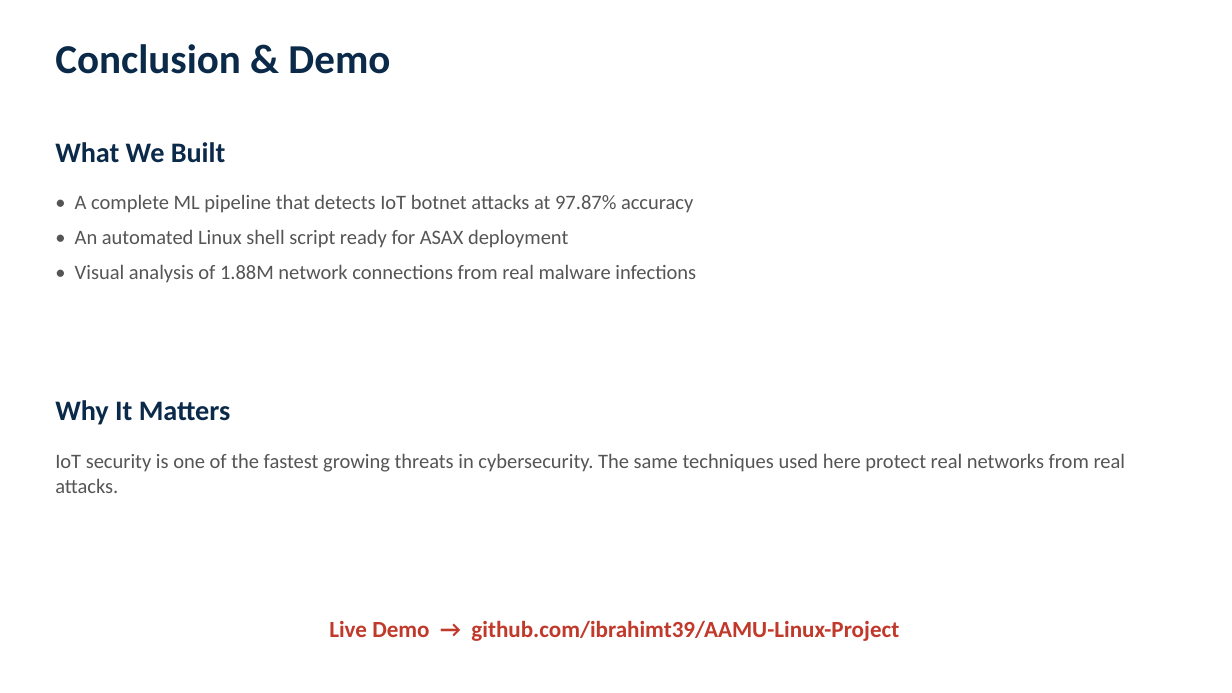
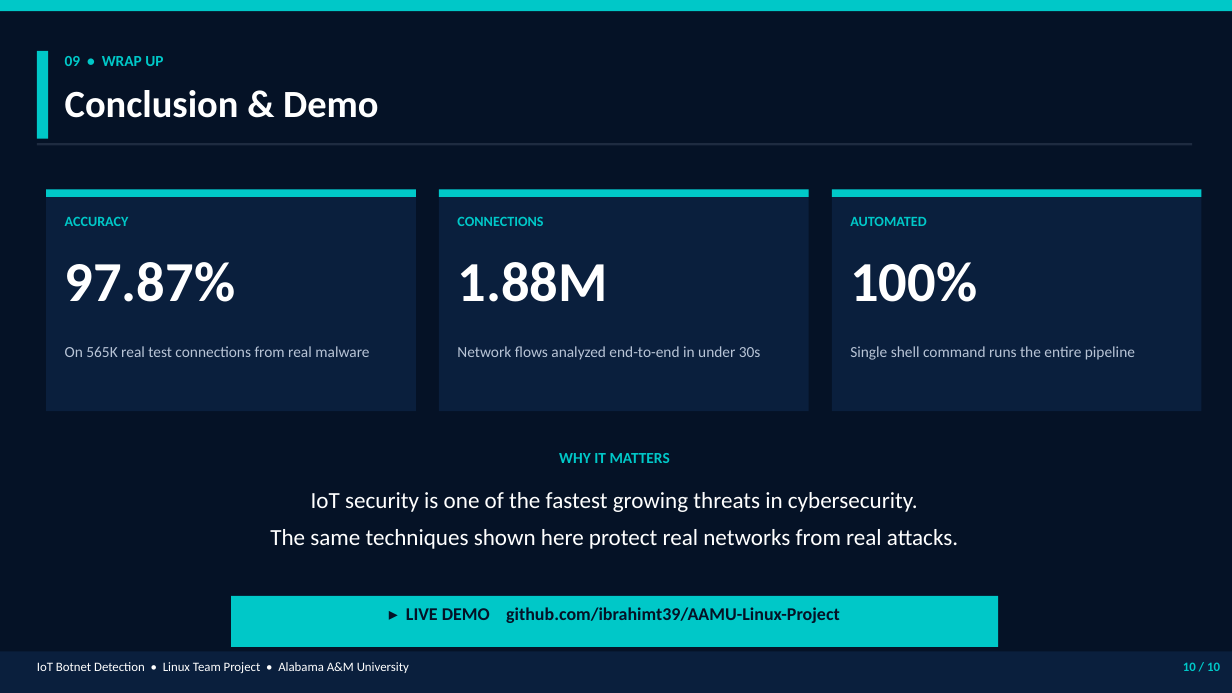
Before and after one commit to ibrahimt39/AAMU-Linux-Project, a slide deck: slide 10 of Task2_Presentation.pptx. Drawn at 1232x693 pixels with LibreOffice and Linux fonts; fonts in the diff are those of the drawing. Boxes give left, top, right and bottom in pixels: in the first picture for what was removed or moved away, otherwise in the second. Text is boxed around its words. In the diff, an @@ line names an element or a change of style, - is before the commit and + after.

Commit message:
Redesign Task 2 presentation with modern card-based layout

```diff
--- a/Task2_Presentation.pptx
+++ b/Task2_Presentation.pptx
@@ rectangle added at [0, 0, 1232, 693], fill #051226 @@
@@ rectangle added at [0, 0, 1232, 11], fill #00C8C8 @@
@@ rectangle added at [37, 51, 48, 139], fill #00C8C8 @@
@@ text added at [65, 56, 163, 66], 12 pt, text #00C8C8, bold @@
+09 • WRAP UP
@@ text "Conclusion & Demo": place and size @@
-text "Conclusion & Demo" at [55, 44, 390, 74]
+text "Conclusion & Demo" at [65, 90, 379, 118]
@@ text "Conclusion & Demo" at [65, 90, 379, 118]: size 32 to 30 pt, text colour #0B2A4A to #FFFFFF @@
@@ rectangle added at [37, 143, 1192, 146], fill #1E2B40 @@
@@ text removed at [55, 142, 226, 163] @@
-What We Built
@@ rectangle added at [46, 189, 416, 411], fill #0A1F3D @@
@@ rectangle added at [46, 189, 416, 197], fill #00C8C8 @@
@@ text removed at [75, 194, 696, 283] @@
-• A complete ML pipeline that detects IoT botnet attacks at 97.87% accuracy
-• An automated Linux shell script ready for ASAX deployment
-• Visual analysis of 1.88M network connections from real malware infections
@@ rectangle added at [439, 189, 809, 411], fill #0A1F3D @@
@@ rectangle added at [439, 189, 809, 197], fill #00C8C8 @@
@@ rectangle added at [832, 189, 1202, 411], fill #0A1F3D @@
@@ rectangle added at [832, 189, 1202, 197], fill #00C8C8 @@
@@ text added at [65, 217, 129, 226], 11 pt, text #00C8C8, bold @@
+ACCURACY
@@ text added at [457, 217, 543, 226], 11 pt, text #00C8C8, bold @@
+CONNECTIONS
@@ text added at [850, 217, 926, 226], 11 pt, text #00C8C8, bold @@
+AUTOMATED
@@ text added at [65, 262, 236, 302], 44 pt, text #FFFFFF, bold @@
+97.87%
@@ text added at [457, 262, 607, 302], 44 pt, text #FFFFFF, bold @@
+1.88M
@@ text added at [850, 262, 977, 302], 44 pt, text #FFFFFF, bold @@
+100%
@@ text added at [65, 346, 369, 357], 12 pt, text #B8C4D6 @@
+On 565K real test connections from real malware
@@ text added at [457, 346, 761, 360], 12 pt, text #B8C4D6 @@
+Network flows analyzed end-to-end in under 30s
@@ text added at [850, 346, 1135, 360], 12 pt, text #B8C4D6 @@
+Single shell command runs the entire pipeline
@@ text at [559, 453, 670, 463]: text changed; size 22 to 12 pt; text colour #0B2A4A to #00C8C8 @@
-Why It Matters
+WHY IT MATTERS
@@ text at [311, 492, 918, 512]: text changed; size 16 to 18 pt; text colour #555555 to #FFFFFF @@
-IoT security is one of the fastest growing threats in cybersecurity. The same techniques used here protect real networks from real attacks.
+IoT security is one of the fastest growing threats in cybersecurity.
@@ text added at [270, 529, 958, 549], 18 pt, text #FFFFFF @@
+The same techniques shown here protect real networks from real attacks.
@@ rectangle added at [231, 596, 998, 647], fill #00C8C8 @@
@@ text at [406, 607, 840, 623]: text changed; size 18 to 14 pt; text colour #C0392B to #051226 @@
-Live Demo → github.com/ibrahimt39/AAMU-Linux-Project
+▸ LIVE DEMO github.com/ibrahimt39/AAMU-Linux-Project
@@ rectangle added at [0, 652, 1232, 693], fill #0A1F3D @@
@@ text added at [37, 662, 409, 673], 10 pt, text #FFFFFF @@
+IoT Botnet Detection • Linux Team Project • Alabama A&M University
@@ text added at [1183, 662, 1220, 671], 10 pt, text #00C8C8, bold @@
+10 / 10
```
Also in this commit, not shown: 8 other slides changed, 1 slide added, 1 slide removed.
